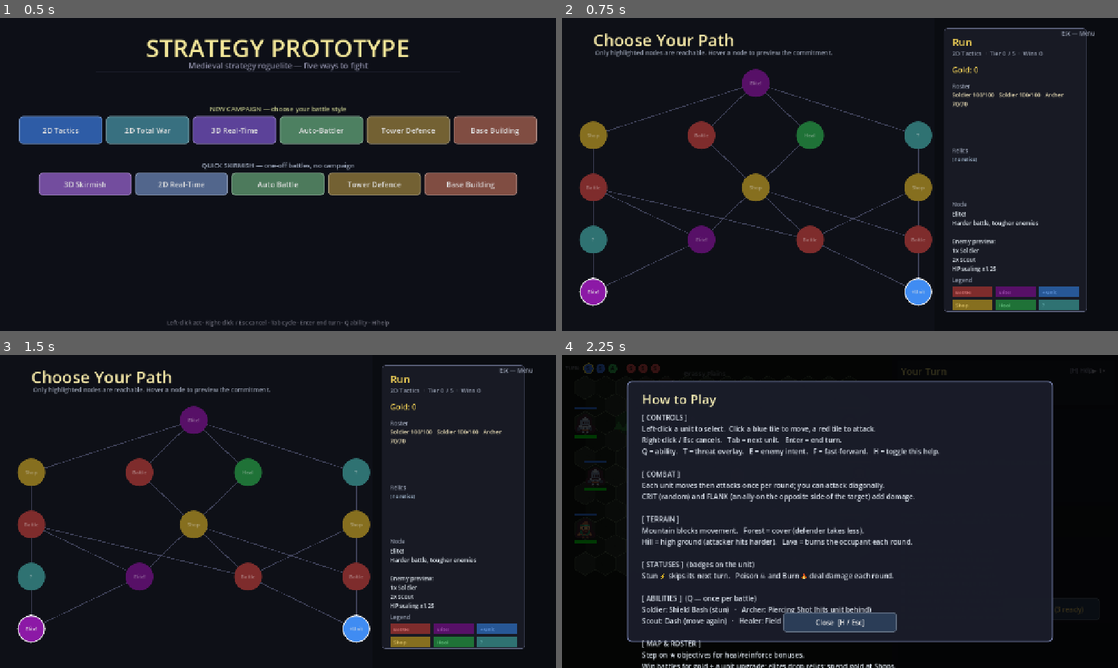
Above: before the commit, frames 1-4 (two rows, left to right).
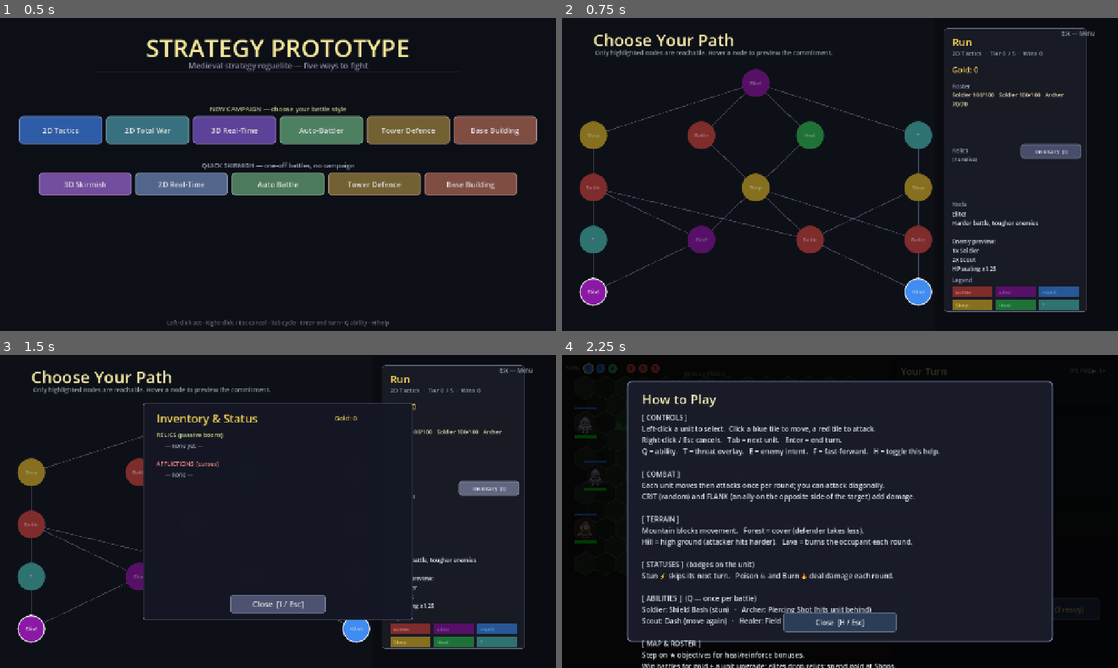
Above: after the commit, the same moments.

Repository: kabuumu/strategy-prototype
Game: Godot game, scene res://src/title/title.tscn
Same seed, same stepped clock (60 frames per second), same inputs: the game is played once before the commit and once after it.
Inputs (mouse positions are in pixels of both pictures, inside the frame that each line leads up to):
- Up to frame 1 (0.5 s): no input
- Up to frame 2 (0.75 s): click "2D Tactics" at 0.5 s
- Up to frame 3 (1.5 s): click (489, 489) at 1.25 s, where only the run after the commit has a clickable "Inventory [I]"
- Up to frame 4 (2.25 s): click "Elite!" at 2 s

Frame 1 is identical in both runs. In frame 2, 0.6% of the frame differs, in the area x 82-94%, y 40-46%; in frame 3, 6.2%, in the area x 25-94%, y 15-85%; in frame 4, nothing differs.

Commit message:
UI: inventory & status overlay explaining relics and curses
The Run panel only listed relic names with no effects. Added an Inventory
overlay (button in the Run panel, or the I key) that lists every owned relic
with its full effect description and every active affliction (curse) with its
penalty — so the player can actually see what their boons and banes do. Esc or
I closes it.

Co-Authored-By: Claude Opus 4.8 <noreply@anthropic.com>

Diff:
--- a/src/level_select/level_select.gd
+++ b/src/level_select/level_select.gd
@@ -45,6 +45,7 @@
 var _node_detail_label: Label
 var _popup: Control = null
 var _settings_overlay: Control = null
+var _inventory_popup: Control = null
 var _shop_relic_offer: String = ""
 
 # Hover preview — built once, shown when the cursor enters a battle node so
@@ -72,11 +73,66 @@
 	get_tree().change_scene_to_file("res://src/title/title.tscn")
 
 func _unhandled_input(event: InputEvent) -> void:
-	if event is InputEventKey and event.pressed and not event.echo and event.keycode == KEY_ESCAPE:
-		# Esc closes a shop/unit popup if open; otherwise toggles the settings menu
-		if _popup != null:
+	if not (event is InputEventKey and event.pressed and not event.echo):
+		return
+	if event.keycode == KEY_I:
+		if _popup == null:
+			_toggle_inventory()
+		return
+	if event.keycode == KEY_ESCAPE:
+		# Esc closes the inventory or a shop/unit popup first; else the settings menu.
+		if _inventory_popup != null:
+			_toggle_inventory()
+		elif _popup != null:
 			return
-		_toggle_settings_menu()
+		else:
+			_toggle_settings_menu()
+
+# Inventory & status overlay — explains every owned relic and affliction.
+func _toggle_inventory() -> void:
+	if _inventory_popup != null:
+		_inventory_popup.queue_free()
+		_inventory_popup = null
+		return
+	var root := Control.new()
+	root.set_anchors_preset(Control.PRESET_FULL_RECT)
+	root.z_index = 220
+	var dim := ColorRect.new()
+	dim.color = Color(0.0, 0.0, 0.0, 0.6)
+	dim.set_anchors_preset(Control.PRESET_FULL_RECT)
+	dim.mouse_filter = Control.MOUSE_FILTER_STOP
+	root.add_child(dim)
+	UITheme.panel(root, Vector2(330.0, 110.0), Vector2(620.0, 500.0), Color(0.08, 0.09, 0.14, 0.99), Color(0.45, 0.46, 0.62))
+	root.add_child(UITheme.label("Inventory & Status", 26, UITheme.GOLD, Vector2(360.0, 128.0), Vector2(560.0, 32.0)))
+	root.add_child(UITheme.label("Gold: %d" % GameManager.gold, 15, UITheme.GOLD, Vector2(770.0, 134.0), Vector2(160.0, 24.0)))
+	var y: float = 174.0
+	root.add_child(UITheme.label("RELICS (passive boons)", 14, Color(0.82, 0.86, 0.55), Vector2(360.0, y), Vector2(560.0, 22.0)))
+	y += 26.0
+	if GameManager.relics.is_empty():
+		root.add_child(UITheme.label("  — none yet —", 13, UITheme.TEXT_MUTED, Vector2(372.0, y), Vector2(548.0, 20.0)))
+		y += 26.0
+	else:
+		for id: String in GameManager.relics:
+			var r: Dictionary = GameManager.RELICS[id]
+			root.add_child(UITheme.label("%s — %s" % [String(r["name"]), String(r["desc"])],
+				13, Color(0.85, 0.92, 0.98), Vector2(372.0, y), Vector2(548.0, 34.0)))
+			y += 32.0
+	y += 14.0
+	root.add_child(UITheme.label("AFFLICTIONS (curses)", 14, Color(0.92, 0.52, 0.52), Vector2(360.0, y), Vector2(560.0, 22.0)))
+	y += 26.0
+	if GameManager.curses.is_empty():
+		root.add_child(UITheme.label("  — none —", 13, UITheme.TEXT_MUTED, Vector2(372.0, y), Vector2(548.0, 20.0)))
+		y += 26.0
+	else:
+		for id2: String in GameManager.curses:
+			var c: Dictionary = GameManager.CURSES[id2]
+			root.add_child(UITheme.label("%s — %s" % [String(c["name"]), String(c["desc"])],
+				13, Color(0.98, 0.78, 0.78), Vector2(372.0, y), Vector2(548.0, 34.0)))
+			y += 32.0
+	root.add_child(UITheme.button("Close  [I / Esc]", Vector2(530.0, 552.0), Vector2(220.0, 42.0),
+		Color(0.30, 0.32, 0.44), _toggle_inventory))
+	add_child(root)
+	_inventory_popup = root
 
 # Pause/settings overlay opened with Esc.
 func _toggle_settings_menu() -> void:
@@ -281,6 +337,8 @@
 	side.add_child(_roster_label)
 
 	side.add_child(UITheme.label("Relics", 13, Color(0.58, 0.61, 0.68), Vector2(18.0, 272.0)))
+	side.add_child(UITheme.button("Inventory  [I]", Vector2(176.0, 266.0), Vector2(140.0, 26.0),
+		Color(0.28, 0.30, 0.42), _toggle_inventory, 12))
 	_relics_label = UITheme.label("", 12, Color(0.75, 0.85, 0.95), Vector2(18.0, 292.0), Vector2(292.0, 82.0))
 	side.add_child(_relics_label)
 
